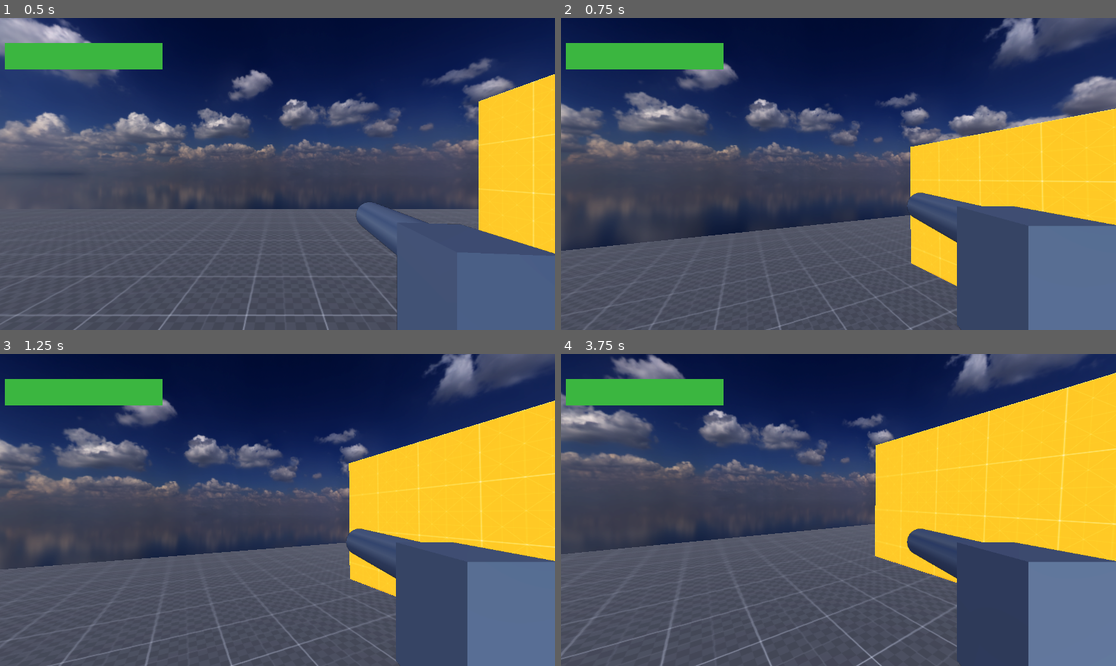
Above: before the commit, frames 1-4 (two rows, left to right).
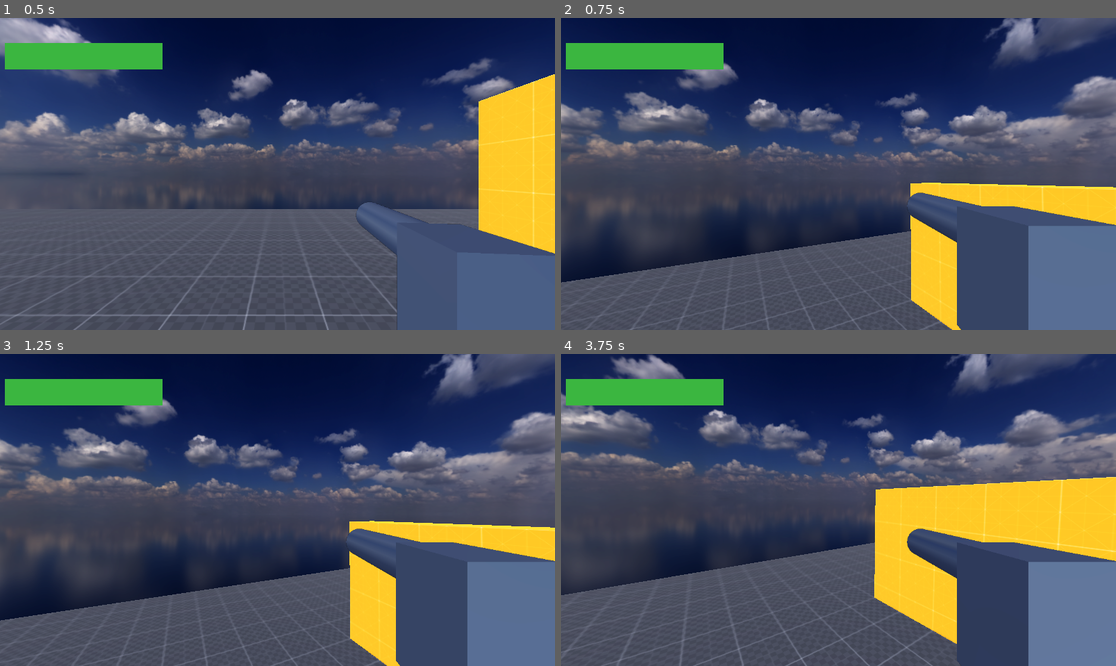
Above: after the commit, the same moments.

Repository: Inquisitor718/MadCow
Game: Godot game, scene res://scenes/main.tscn
Same seed, same stepped clock (60 frames per second), same inputs: the game is played once before the commit and once after it.
Inputs (mouse positions are in pixels of both pictures, inside the frame that each line leads up to):
- Up to frame 1 (0.5 s): no input
- Up to frame 2 (0.75 s): tap Enter (ui_accept) at 0.5 s; move the mouse to (866, 174) at 0.52 s; hold V (Weapon_Up) from 0.53 s (still down); tap Space (jump) at 0.6 s
- Up to frame 3 (1.25 s): keep holding V (Weapon_Up); tap Space (jump) at 0.77, 1.07 s
- Up to frame 4 (3.75 s): keep holding V (Weapon_Up); move the mouse to (810, 510) at 1.27 s; click (810, 510) at 1.35 s; tap Space (jump) at 1.52, 1.55, 1.82, 2.3, 3.02, 3.05, 3.32 s; move the mouse to (849, 503) at 2.02 s; hold Ctrl (crouch) 2.03-2.78 s; move the mouse to (832, 516) at 2.77 s; tap E (free_look) at 2.85 s; move the mouse to (877, 513) at 3.52 s; hold Shift (sprint) from 3.53 s (still down)

Frame 1 is identical in both runs. In frame 2, 13% of the frame differs, in the area x 0-100%, y 28-100%; in frame 3, 21%, in the area x 0-100%, y 14-100%; in frame 4, 19%.

Commit message:
Fiddled with jumping mechanics + misc files
ignore the misc files, they are a result of the shaders I got from Enemy branch(equivalent of that branch's BS commit)

Changes:
1. There was a bug with the  hopping mechanic that caused the character to float if the jump button was spammed. This has been fixed

2. Finally added inertia to the jump. This is not a universal addition of inertia tho, have'nt figured that out yet. Also note that an extra export variable air_control has been added which influences the degree to which the character's trajectory can be affected by controls when in the air. has an test value set for now, balance later[when char is added to the levels].

Diff:
--- a/madcow-decease/scripts/Player_S.gd
+++ b/madcow-decease/scripts/Player_S.gd
@@ -15,7 +15,9 @@
 @export var speed_walk = 5.0
 @export var speed_sprint = 10.0
 @export var speed_crouch = 2.5
-const JUMP_VELOCITY = 4.5
+@export var air_control = 2
+@export var JUMP_VELOCITY = 10
+
 
 @export var mouse_sens = 0.4
 
@@ -100,19 +102,37 @@
 		if Input.is_action_just_pressed("ui_accept"):
 			velocity.y = JUMP_VELOCITY
 	else:
-		if Input.is_action_just_released("jump"):
+		if Input.is_action_just_released("jump") and velocity.y > 0 and not is_on_floor():
 			velocity.y *= 0.5
+			print("hop")
+
 	# Get the input direction and handle the movement/deceleration.
 	# As good practice, you should replace UI actions with custom gameplay actions.
 	var input_dir := Input.get_vector("left", "right", "forward", "backward")
 	direction = lerp(direction , (transform.basis * Vector3(input_dir.x, 0, input_dir.y)).normalized() , delta * lerp_speed)
-	if direction:
-		velocity.x = direction.x * speed_now
-		velocity.z = direction.z * speed_now
+
+	if is_on_floor():
+		if direction.length() > 0.01:
+			velocity.x = direction.x * speed_now
+			velocity.z = direction.z * speed_now
+		else:
+			velocity.x = move_toward(velocity.x, 0, speed_now)
+			velocity.z = move_toward(velocity.z, 0, speed_now)
 	else:
-		velocity.x = move_toward(velocity.x, 0, speed_now)
-		velocity.z = move_toward(velocity.z, 0, speed_now)
+		var air_max = speed_walk
 
+	# apply air acceleration
+		var accel = direction * speed_now * air_control * delta
+		velocity.x += accel.x
+		velocity.z += accel.z
+
+	# limit horizontal air speed
+		var horiz_vel = Vector2(velocity.x, velocity.z)
+		var max_horiz = min(horiz_vel.length(), air_max)
+		horiz_vel = horiz_vel.normalized() * max_horiz
+
+		velocity.x = horiz_vel.x
+		velocity.z = horiz_vel.y
 #head bobbing
 	var is_mov = input_dir.length() > 0.01 and is_on_floor()
 	#keeps bob movement smooth for long runtimes by limiting value of bob_timer to principle values
